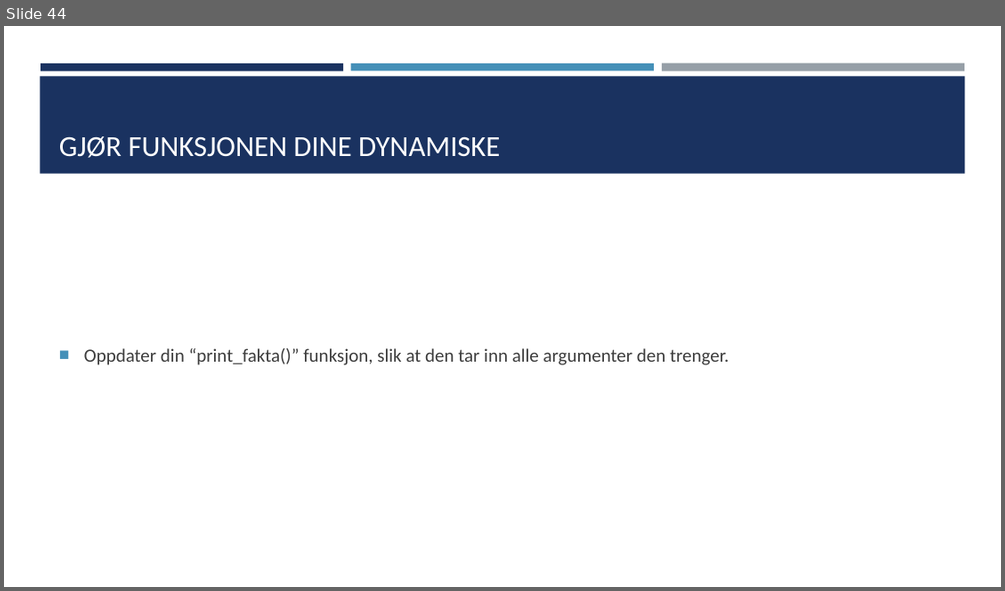
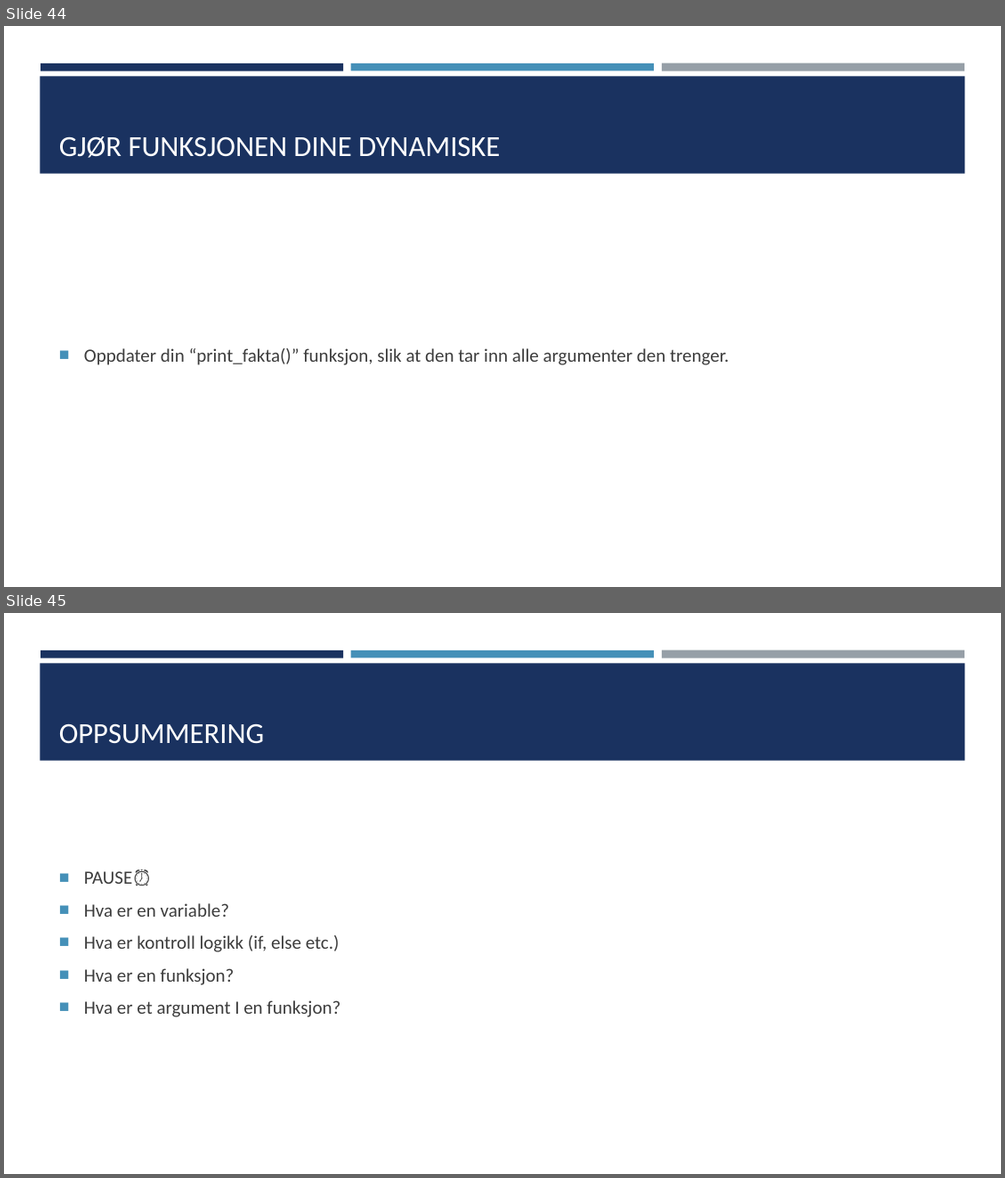
Before and after one commit to TheCodeAddiction/Learn-Python-Workshop, a slide deck: koding workshop powerpoint.pptx. Shown one above the other, each under a label of ours: slide 44 before the commit, slides 44 and 45 after it. The pictures are 1005x591 and 1005x1178 pixels, drawn with LibreOffice and Linux fonts; fonts in the diff are those of the drawing. Boxes give left, top, right and bottom in pixels: in the first picture for what was removed or moved away, otherwise in the second. Text is boxed around its words. In the diff, an @@ line names an element or a change of style, - is before the commit and + after.

```diff
--- a/koding workshop powerpoint.pptx
+++ b/koding workshop powerpoint.pptx
@@ slide 45 added at bbox=[4, 613, 1001, 1174], background #FFFFFF; not listed: 4 template elements that a slide beside it also shows @@
@@ title added at bbox=[59, 724, 264, 744], 28 pt, text #FFFFFF @@
+OPPSUMMERING
@@ text added at bbox=[84, 869, 340, 1017], 18 pt, text #3D3D3D @@
+■ PAUSE⏰
+■ Hva er en variable?
+■ Hva er kontroll logikk (if, else etc.)
+■ Hva er en funksjon?
+■ Hva er et argument I en funksjon?
```
Also in this commit, not shown: 10 other slides added, 6 other files.
